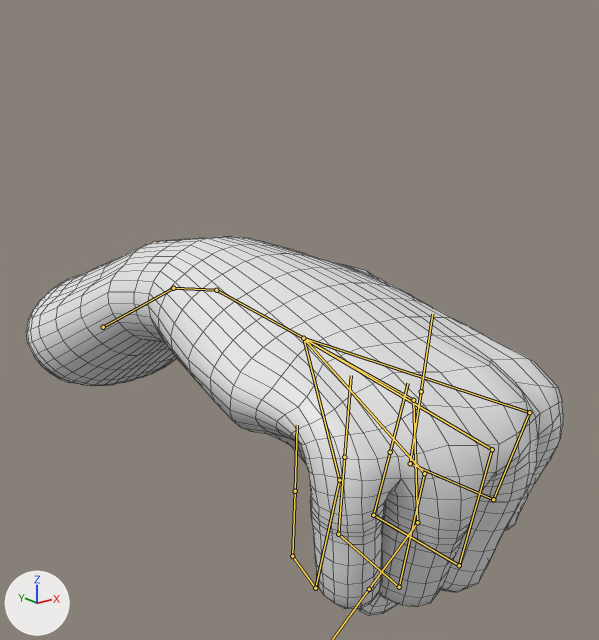
A saved change to the FBX model ProjectVSN/Assets/Models/hand.fbx.
Camera for both pictures: a 50 mm camera at (-0.764, -1.298, 0.292) aimed at (0.077, -0.246, -0.129). Lighting does not change. The marker at lower left points along +X, +Y and +Z. Both versions are drawn at frame 11 of the action 'Armature|Close'; the numbers are the values there. The bones that bend it are drawn over the model as lines. Mesh edges are drawn as thin lines.

In view in the first picture: 'Mano'.
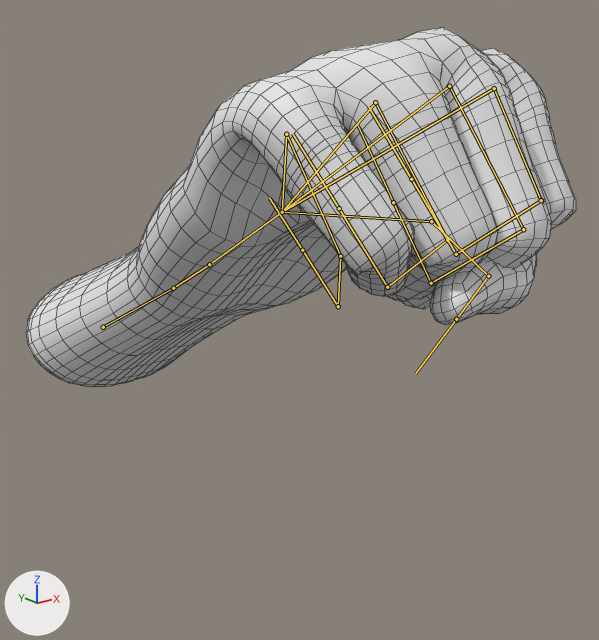
Changed parts and their boxes (x1, y1, x2, y2) in the pictures (599 x 640 px):
```json
{"object": "Mano", "change": "posed", "before": [26, 237, 563, 616], "after": [26, 27, 576, 387]}
{"bone": "Muñeca", "before": "(173, 288) to (216, 290)", "after": "(173, 288) to (209, 264)"}
{"bone": "Mano", "before": "(216, 290) to (303, 338)", "after": "(209, 264) to (282, 212)"}
```

The change, as JSON lines over the scene's bpy script:
```json
{"block": "bone_muñeca", "where": "bone_muñeca = bpy.data.objects['Armature'].pose.bones['Muñeca']  # child of 'Brazo'"}
{"op": "set", "path": "bone_muñeca.rotation_quaternion", "old": "(0.984, 0.177, 0.0, 0.0)", "new": "(1.0, -0.02, 0.0, 0.0)", "note": "degrees (20, 0, 0) -> degrees (-2, 0, 0)"}
{"block": "bone_mano", "where": "bone_mano = bpy.data.objects['Armature'].pose.bones['Mano']  # child of 'Muñeca'"}
{"op": "set", "path": "bone_mano.rotation_quaternion", "old": "(0.984, 0.177, 0.0, 0.0)", "new": "(1.0, -0.02, 0.0, 0.0)", "note": "degrees (20, 0, 0) -> degrees (-2, 0, 0)"}
```
